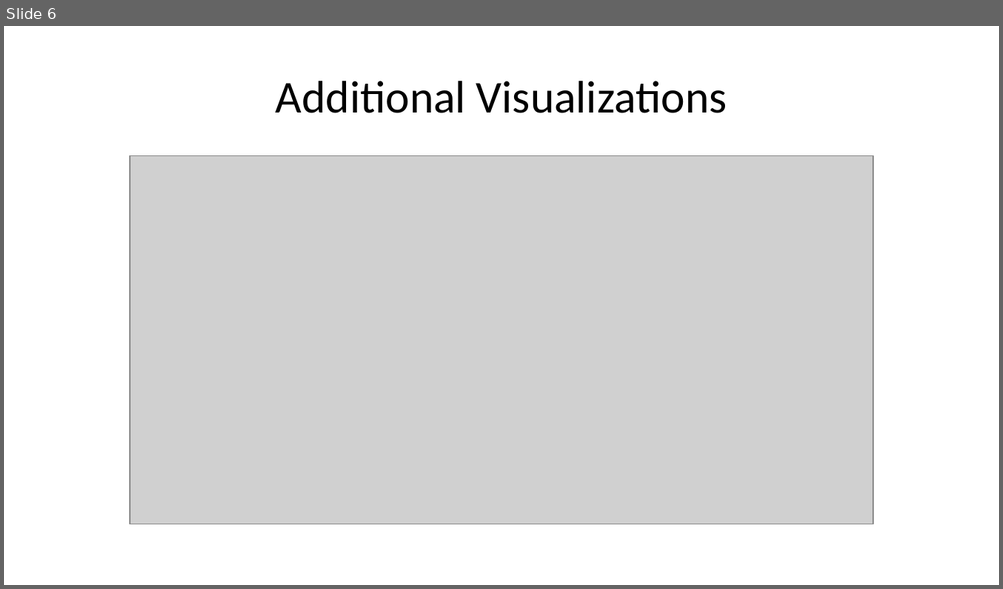
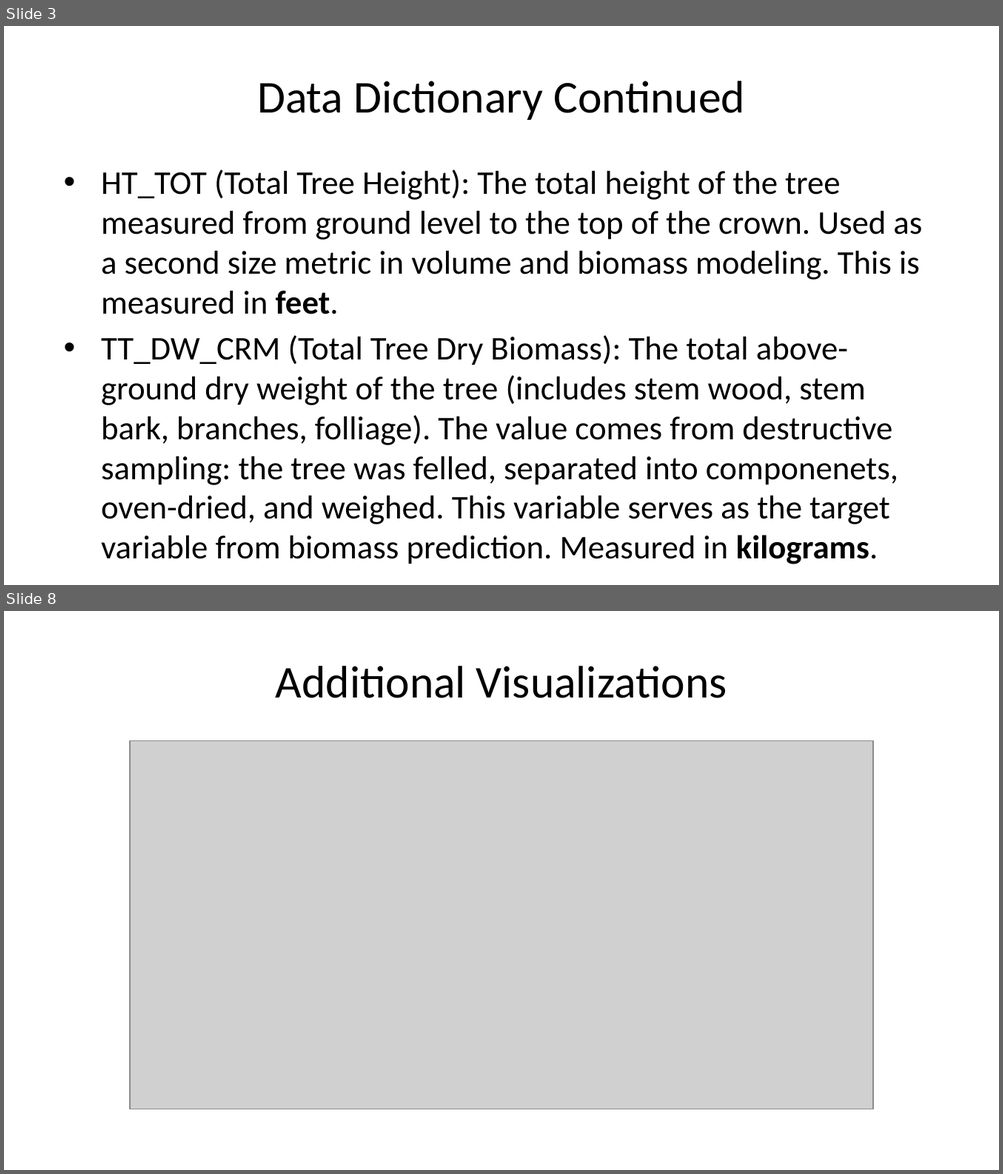
Before and after one commit to deancallahan25/Redwood-Analytics-Portfolio, a slide deck: Project-3/presentation.pptx. Shown one above the other, each under a label of ours: slide 6 before the commit, slides 3 and 8 after it; the slides between them are not shown. The pictures are 1003x589 and 1003x1174 pixels, drawn with LibreOffice and Linux fonts; fonts in the diff are those of the drawing; grey boxes stand for pictures. Boxes give left, top, right and bottom in pixels: in the first picture for what was removed or moved away, otherwise in the second. Text is boxed around its words. In the diff, an @@ line names an element or a change of style, - is before the commit and + after.

```diff
--- a/Project-3/presentation.pptx
+++ b/Project-3/presentation.pptx
@@ slide 3 added at <box>4,26,999,585</box>, background #FFFFFF @@
@@ title added at <box>257,81,745,120</box>, 33 pt, text #000000 @@
+Data Dictionary Continued
@@ text added at <box>101,170,922,525</box>, 24 pt, text #000000 @@
+• HT_TOT (Total Tree Height): The total height of the tree measured from ground level to the top of the crown. Used as a second size metric in volume and biomass modeling. This is measured in feet.
+• TT_DW_CRM (Total Tree Dry Biomass): The total above-ground dry weight of the tree (includes stem wood, stem bark, branches, folliage). The value comes from destructive sampling: the tree was felled, separated into componenets, oven-dried, and weighed. This variable serves as the target variable from biomass prediction. Measured in kilograms.
@@ what was slide 6 is now slide 8 @@
```
Also in this commit, not shown: 2 slides changed, 10 other slides added, 5 slides removed, 2 other files.
